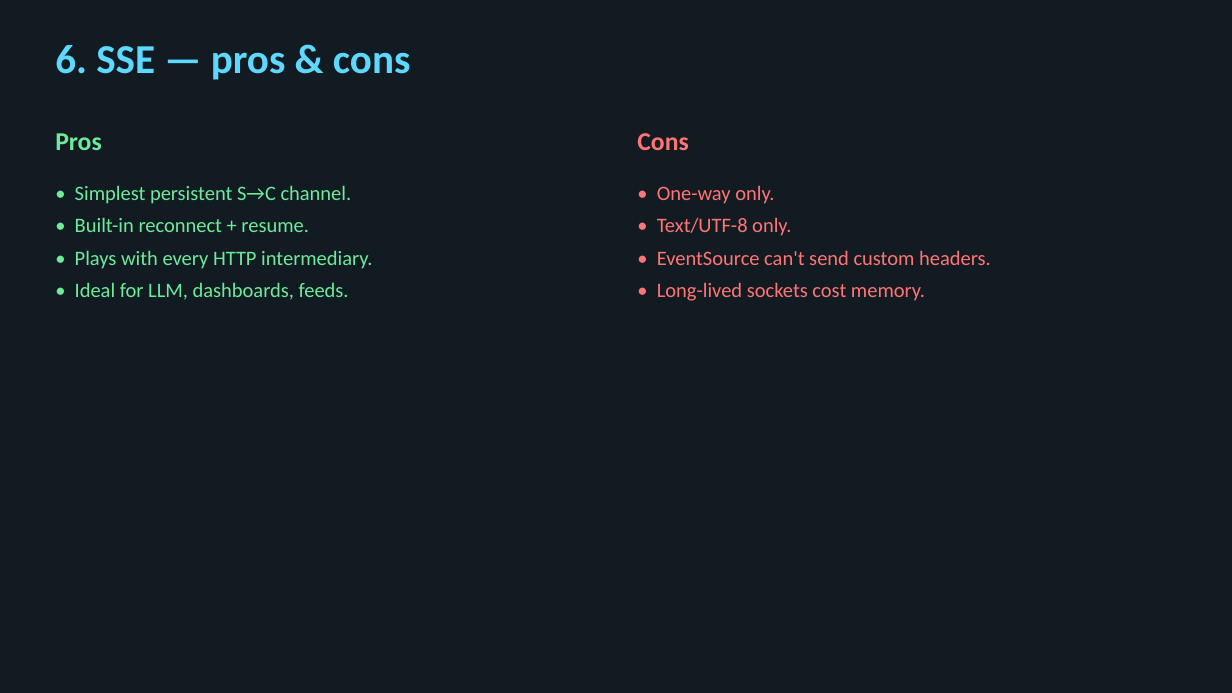
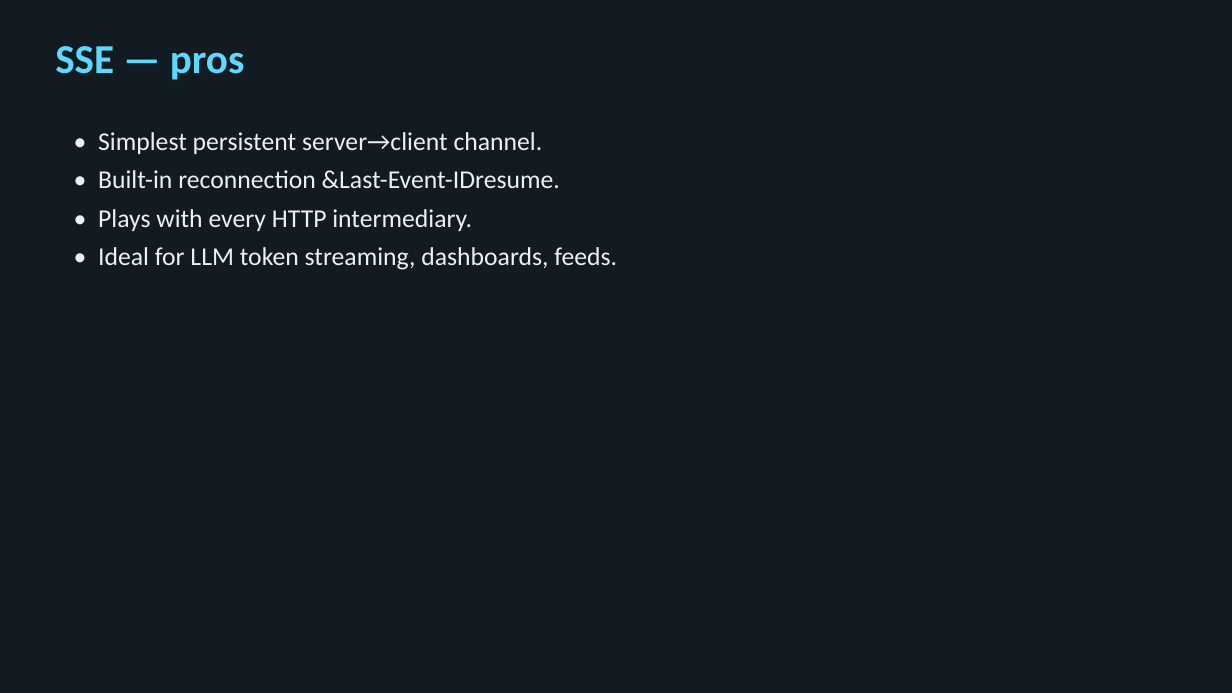
Before and after one commit to bodonnell-DePaul/webapps_week7, a slide deck: slide 17 of Week08-Slides.pptx (slide 15 before the commit). Drawn at 1232x693 pixels with LibreOffice and Linux fonts; fonts in the diff are those of the drawing. Boxes give left, top, right and bottom in pixels: in the first picture for what was removed or moved away, otherwise in the second. Text is boxed around its words. In the diff, an @@ line names an element or a change of style, - is before the commit and + after.

```diff
--- a/Week08-Slides.pptx
+++ b/Week08-Slides.pptx
@@ text at <box>55,46,245,80</box>: text changed @@
-6. SSE — pros & cons
+SSE — pros
@@ text removed at <box>55,133,102,150</box> @@
-Pros
@@ text "• Simplest persistent server→client channel.": place and size @@
-text "• Simplest persistent server→client channel." at <box>75,185,372,300</box>
+text "• Simplest persistent server→client channel." at <box>98,132,617,270</box>
@@ text at <box>98,132,560,188</box>: text changed; size 16 to 20 pt; text colour #6EEA9B to #ECEFF4 @@
-• Simplest persistent S→C channel.
-• Built-in reconnect + resume.
+• Simplest persistent server→client channel.
+• Built-in reconnection &Last-Event-IDresume.
@@ text removed at <box>637,133,688,150</box> @@
-Cons
@@ text at <box>98,209,472,231</box>: size 16 to 20 pt, text colour #6EEA9B to #ECEFF4 in "• Plays with every HTTP intermediary." @@
@@ text removed at <box>657,185,991,301</box> @@
-• One-way only.
-• Text/UTF-8 only.
-• EventSource can't send custom headers.
-• Long-lived sockets cost memory.
@@ text at <box>98,247,617,270</box>: text changed; size 16 to 20 pt; text colour #6EEA9B to #ECEFF4 @@
-• Ideal for LLM, dashboards, feeds.
+• Ideal for LLM token streaming, dashboards, feeds.
```
Also in this commit, not shown: 44 other slides changed, 3 slides added, 2 other files.
